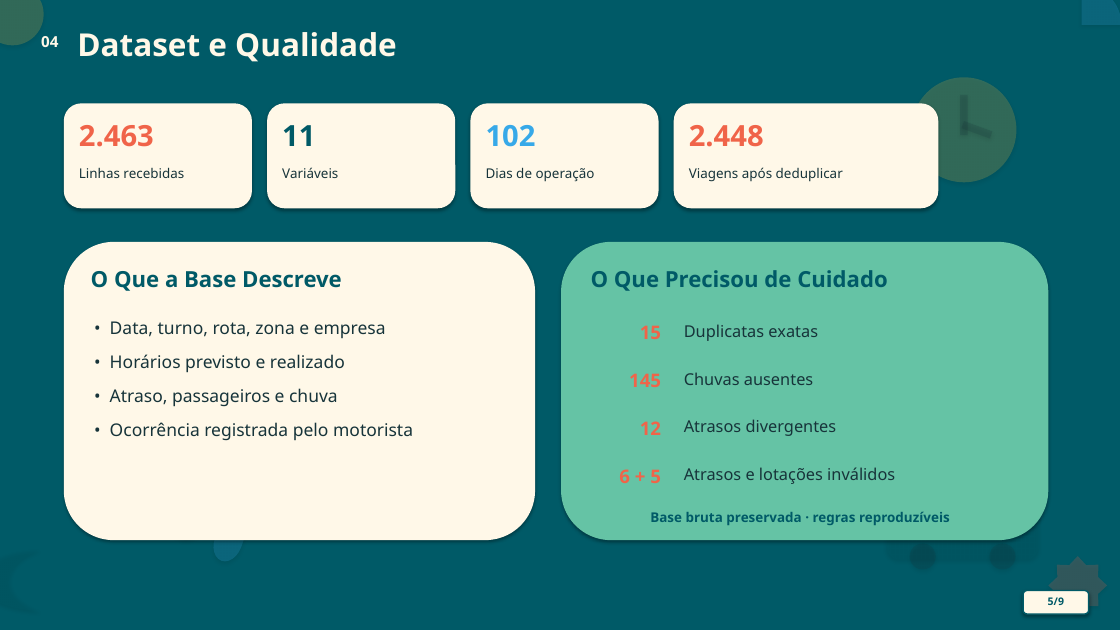
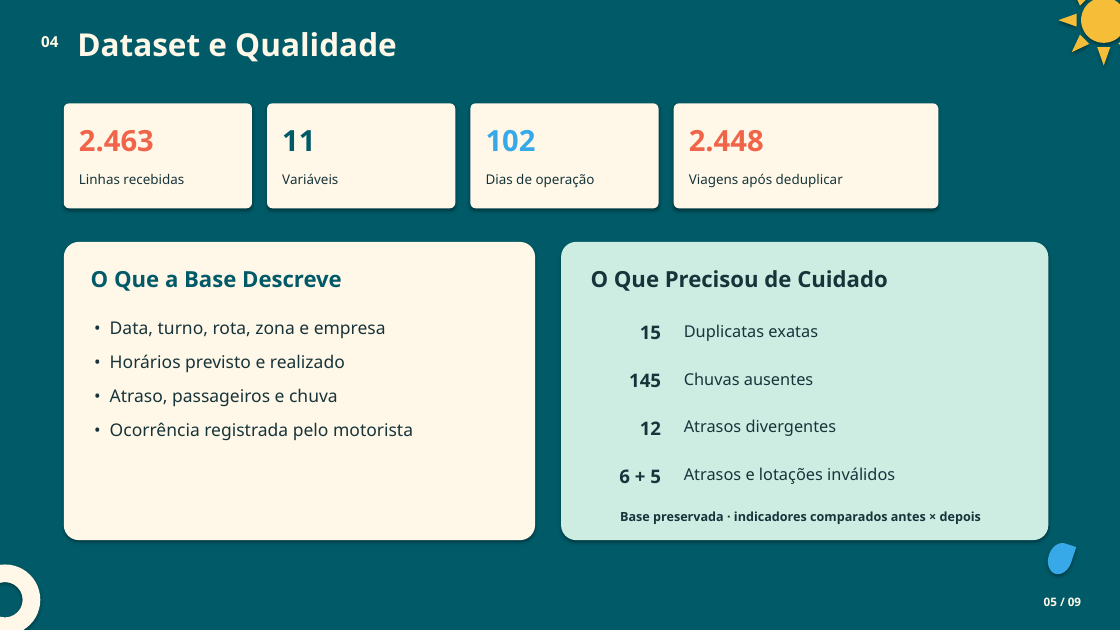
Before and after one commit to JulianaBallin/TransitTrace, a slide deck: slide 5 of docs/apresentacao/apresentacao_rota_em_dia.pptx. Drawn at 1120x630 pixels with LibreOffice and Linux fonts; fonts in the diff are those of the drawing. Boxes give left, top, right and bottom in pixels: in the first picture for what was removed or moved away, otherwise in the second. Text is boxed around its words. In the diff, an @@ line names an element or a change of style, - is before the commit and + after.

```diff
--- a/docs/apresentacao/apresentacao_rota_em_dia.pptx
+++ b/docs/apresentacao/apresentacao_rota_em_dia.pptx
@@ ellipse removed at box(0, 0, 44, 45) @@
@@ arc (boxed as its full ellipse) removed at box(1042, 0, 1120, 65) @@
@@ sun added at box(1059, 0, 1120, 66), fill #F6BD38 @@
@@ ellipse removed at box(912, 77, 1017, 182) @@
@@ rectangle removed at box(960, 95, 968, 135) @@
@@ rectangle removed at box(962, 121, 993, 139) @@
@@ 8 texts: place and size @@
-8 texts at box(79, 125, 843, 182)
+8 texts at box(79, 130, 843, 188)
@@ proportions changed in 5 elements at box(64, 103, 252, 208), box(267, 103, 455, 208), box(471, 103, 659, 208), box(674, 103, 939, 208), box(64, 242, 535, 540) @@
@@ rounded rectangle at box(561, 242, 1049, 540): fill #65C3A5 to #CDEDE3; proportions changed @@
@@ text "O Que Precisou de Cuidado" at box(591, 270, 887, 291): text colour #005A67 to #17343A @@
@@ text colour #F06449 to #17343A in 4 elements at box(640, 325, 661, 339), box(629, 373, 661, 387), box(640, 421, 661, 435), box(619, 469, 661, 483) @@
@@ teardrop removed at box(165, 487, 215, 545) @@
@@ rounded rectangle removed at box(886, 481, 1039, 560) @@
@@ rectangle removed at box(911, 496, 1013, 523) @@
@@ teardrop removed at box(208, 520, 248, 566) @@
@@ text at box(620, 511, 981, 524): text changed; size 11.5 to 10.8 pt; text colour #005A67 to #17343A @@
-Base bruta preservada · regras reproduzíveis
+Base preservada · indicadores comparados antes × depois
@@ moon removed at box(0, 550, 40, 611) @@
@@ donut added at box(0, 565, 40, 630), fill #FFF8E8 @@
@@ ellipse removed at box(910, 544, 936, 570) @@
@@ ellipse removed at box(990, 544, 1016, 570) @@
@@ teardrop added at box(1044, 540, 1076, 578), fill #37A9E8 @@
@@ star removed at box(1049, 556, 1107, 615) @@
@@ rounded rectangle removed at box(1023, 591, 1089, 614) @@
@@ text added at box(1044, 597, 1081, 606), 10 pt, text #FFF8E8, bold @@
+05 / 09
@@ text removed at box(1048, 597, 1064, 605) @@
-5/9
```
Also in this commit, not shown: 7 other slides changed, 1 slide added, 1 slide removed, 13 other files.
